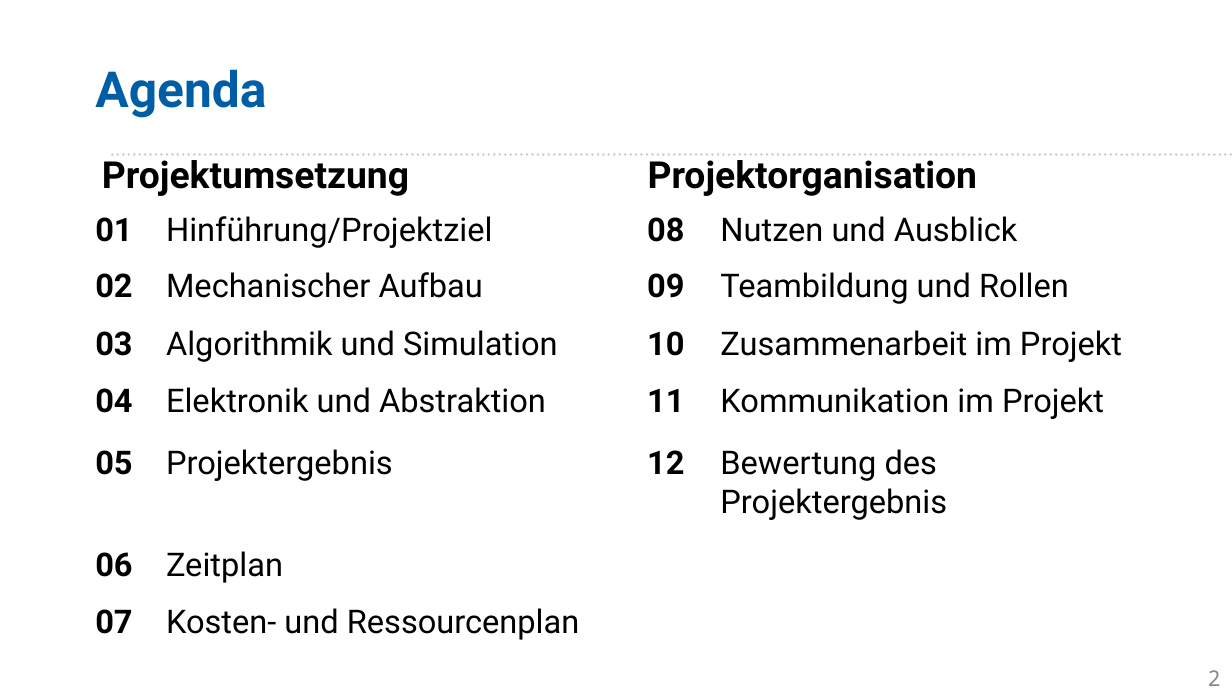
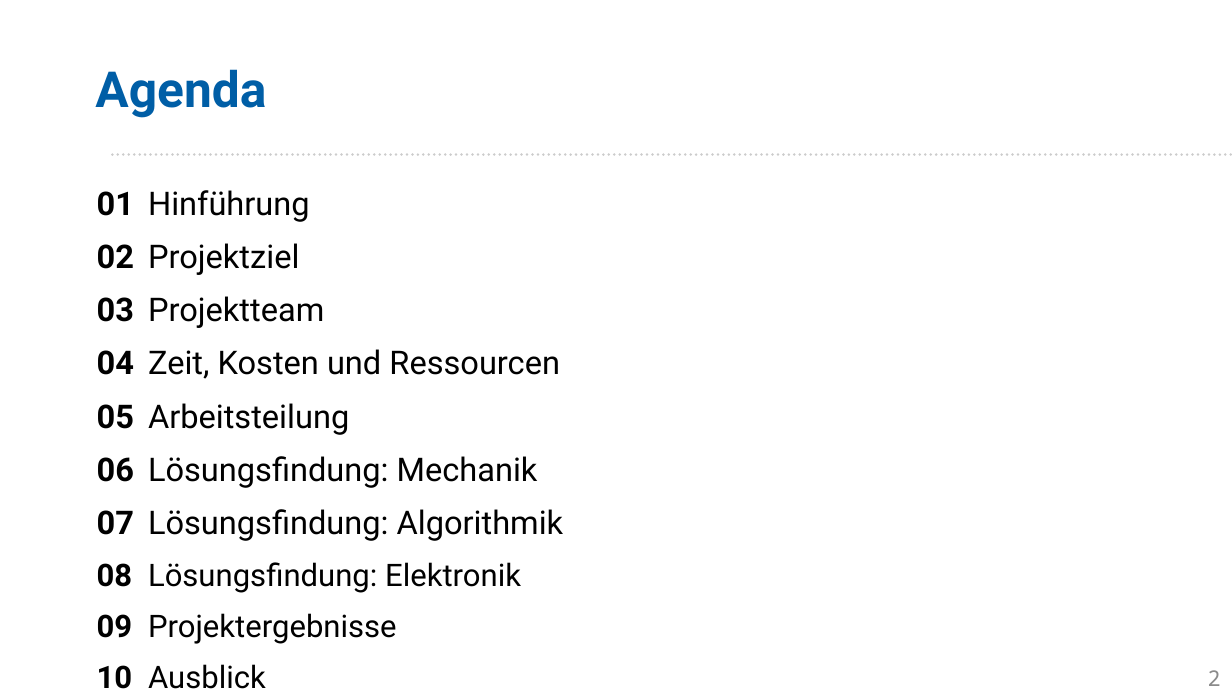
Before and after one commit to Project-CoasterBot/coasterbot, a slide deck: slide 2 of M6_Projekträsentation/Projektpräsentation_Coasterbot.odp. Drawn at 1232x693 pixels with LibreOffice and Linux fonts; fonts in the diff are those of the drawing; background and template pictures are left out. Boxes give left, top, right and bottom in pixels: in the first picture for what was removed or moved away, otherwise in the second. Text is boxed around its words. In the diff, an @@ line names an element or a change of style, - is before the commit and + after.

Commit message:
Einpflegen angepasster Agenda

```diff
--- a/M6_Projekträsentation/Projektpräsentation_Coasterbot.odp
+++ b/M6_Projekträsentation/Projektpräsentation_Coasterbot.odp
@@ text removed at [102, 153, 409, 196] @@
-Projektumsetzung
@@ text removed at [648, 153, 978, 196] @@
-Projektorganisation
@@ table at [93, 180, 1146, 693] @@
-01 | Hinführung/Projektziel | 08 | Nutzen und Ausblick
-02 | Mechanischer Aufbau | 09 | Teambildung und Rollen
-03 | Algorithmik und Simulation | 10 | Zusammenarbeit im Projekt
-04 | Elektronik und Abstraktion | 11 | Kommunikation im Projekt
-05 | Projektergebnis | 12 | Bewertung des Projektergebnis
-06 | Zeitplan |  | 
-07 | Kosten- und Ressourcenplan |  | 
+01 | Hinführung
+02 | Projektziel
+03 | Projektteam
+04 | Zeit, Kosten und Ressourcen
+05 | Arbeitsteilung
+06 | Lösungsfindung: Mechanik
+07 | Lösungsfindung: Algorithmik
+08 | Lösungsfindung: Elektronik
+09 | Projektergebnisse
+10 | Ausblick
@@ table: place and size @@
-table at [91, 206, 1163, 655]
+table at [93, 180, 1146, 693]
```
